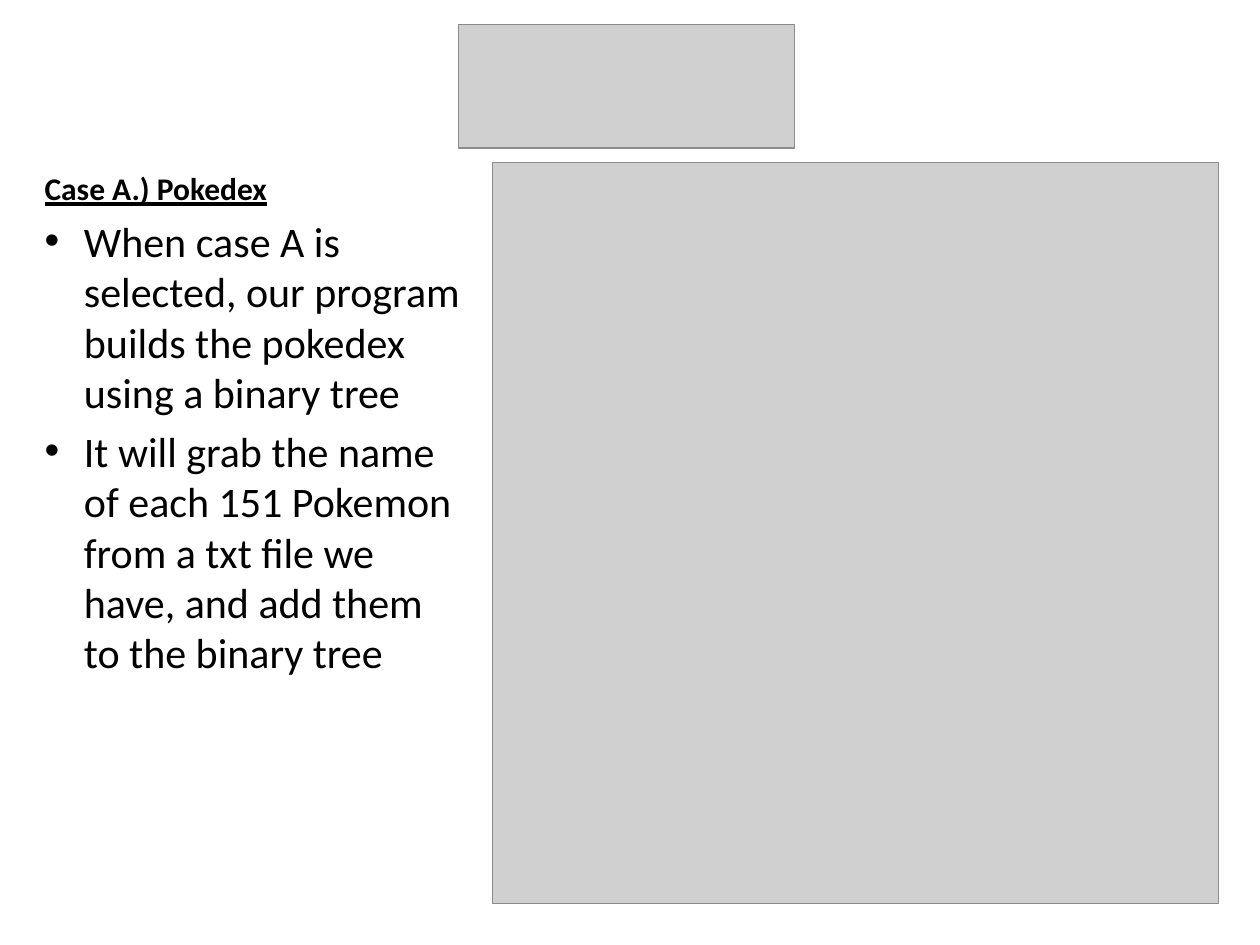
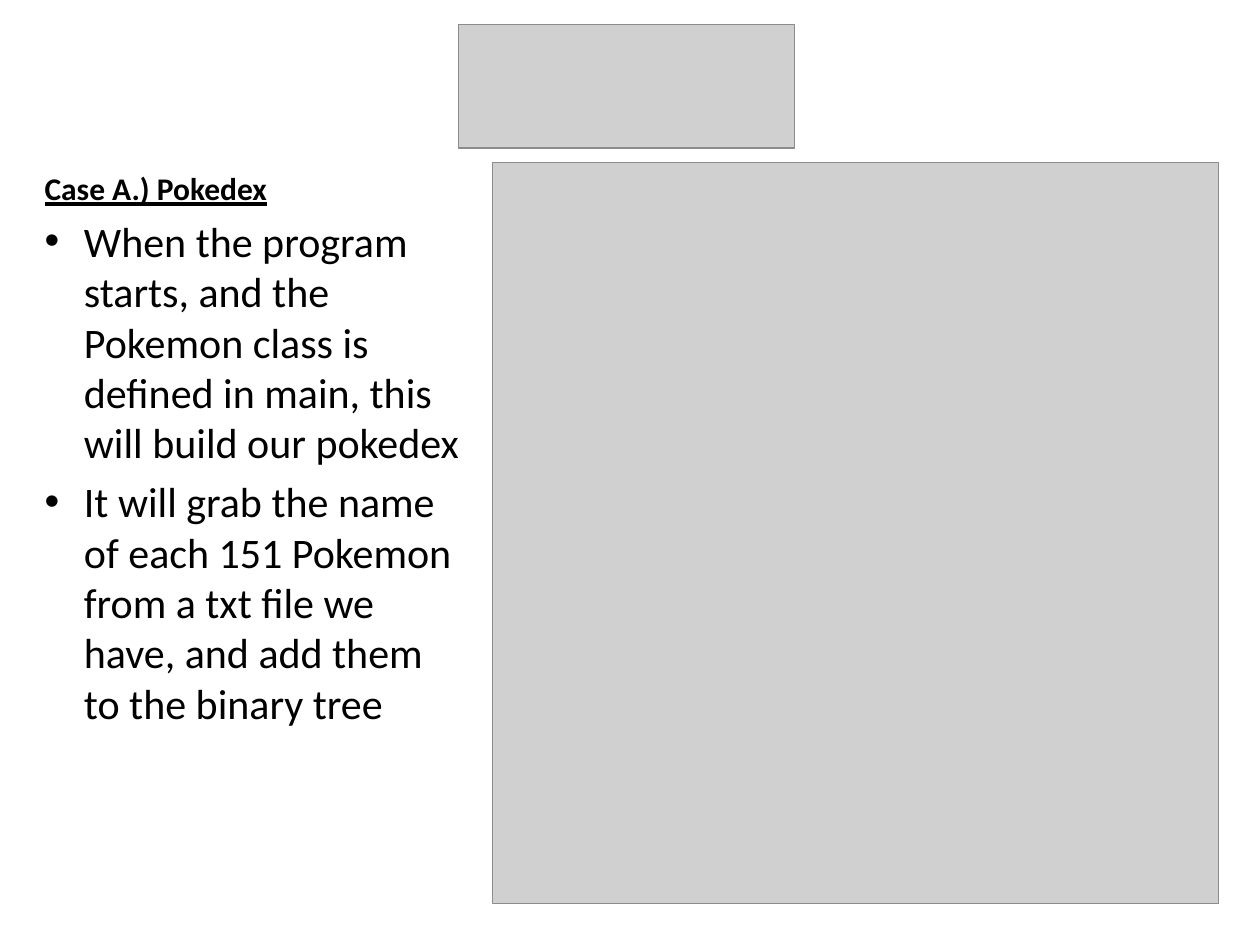
Before and after one commit to B88/Pokedex-Final, a slide deck: slide 5 of Pokemon Presentation.pptx. Drawn at 1260x945 pixels with LibreOffice and Linux fonts; fonts in the diff are those of the drawing; grey boxes stand for pictures. Boxes give left, top, right and bottom in pixels: in the first picture for what was removed or moved away, otherwise in the second. Text is boxed around its words. In the diff, an @@ line names an element or a change of style, - is before the commit and + after.

Commit message:
updated powerpoint

```diff
--- a/Pokemon Presentation.pptx
+++ b/Pokemon Presentation.pptx
@@ text at [84, 227, 459, 465]: text changed @@
-• When case A is selected, our program builds the pokedex using a binary tree
+• When the program starts, and the Pokemon class is defined in main, this will build our pokedex
```
Also in this commit, not shown: 2 other slides changed, 4 slides added.
